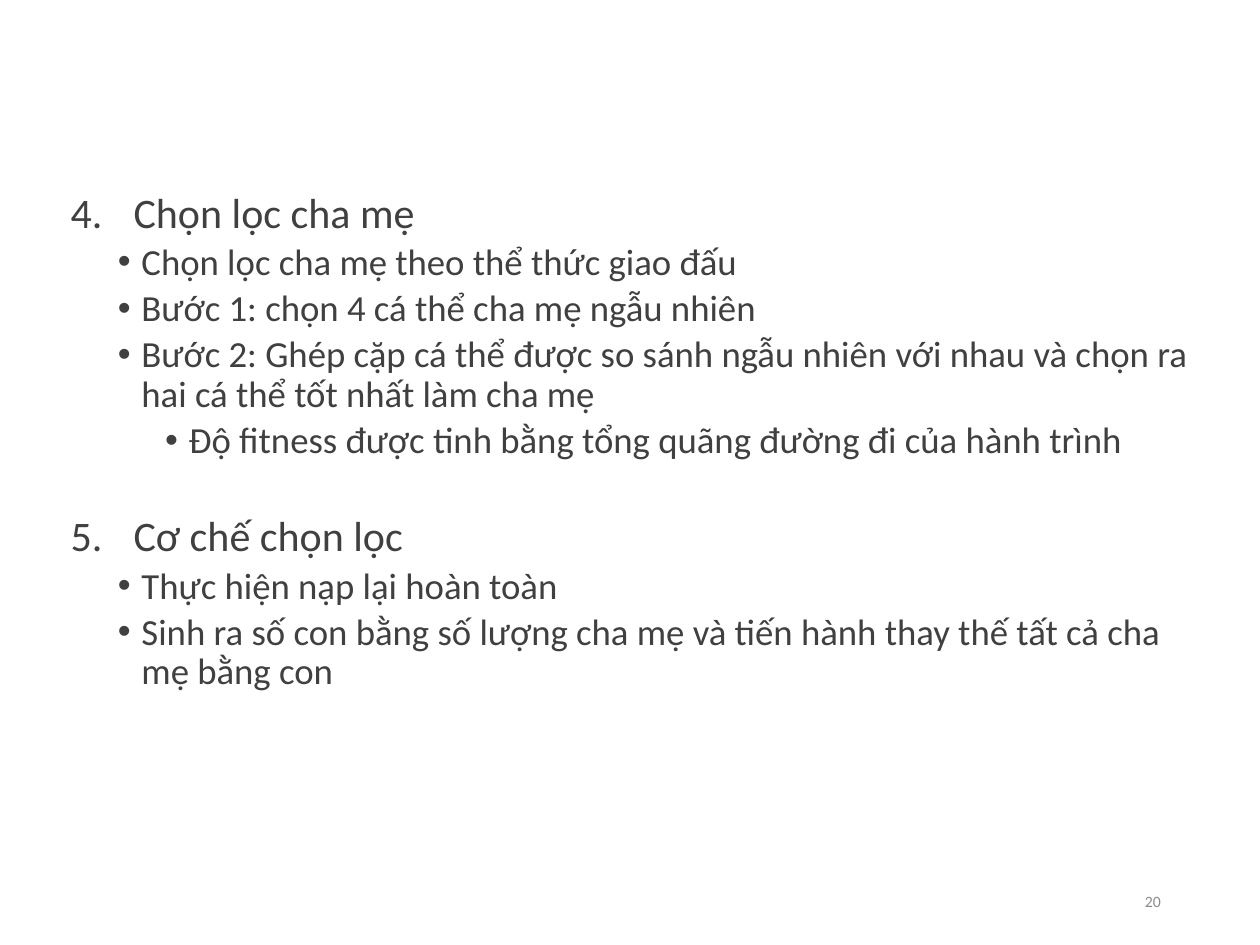
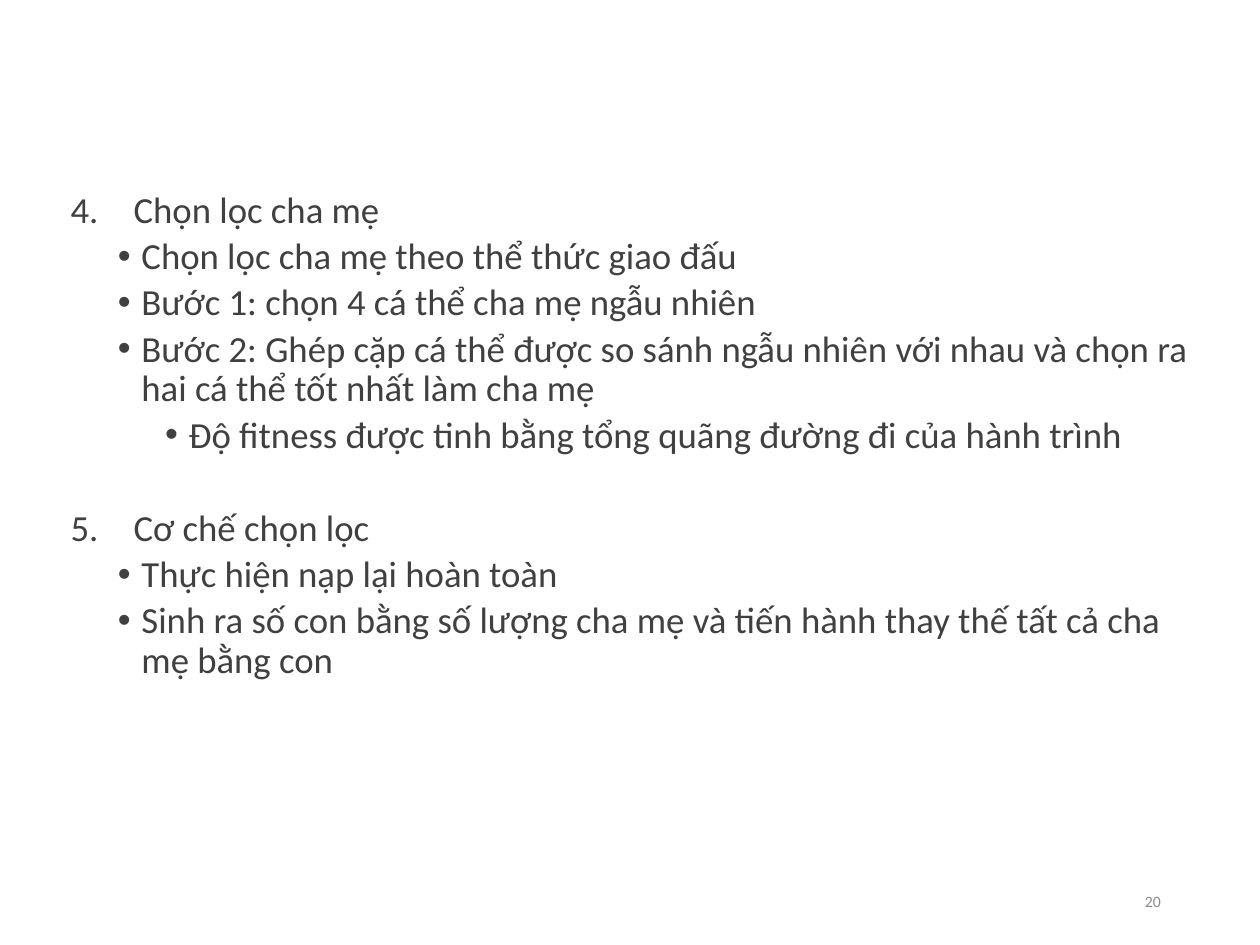
Before and after one commit to tranvanthanh99/MILP-GA-drone_routing_problem, a slide deck: slide 20 of UAV model.pptx. Drawn at 1260x945 pixels with LibreOffice and Linux fonts; fonts in the diff are those of the drawing; background and template pictures are left out. Boxes give left, top, right and bottom in pixels: in the first picture for what was removed or moved away, otherwise in the second. Text is boxed around its words. In the diff, an @@ line names an element or a change of style, - is before the commit and + after.

```diff
--- a/UAV model.pptx
+++ b/UAV model.pptx
@@ text at [134, 197, 380, 548]: size 24 to 21 pt in "Chọn lọc cha mẹ", "Cơ chế chọn lọc" @@
```
Also in this commit, not shown: 3 other slides changed, 3 slides added, 4 other files.
